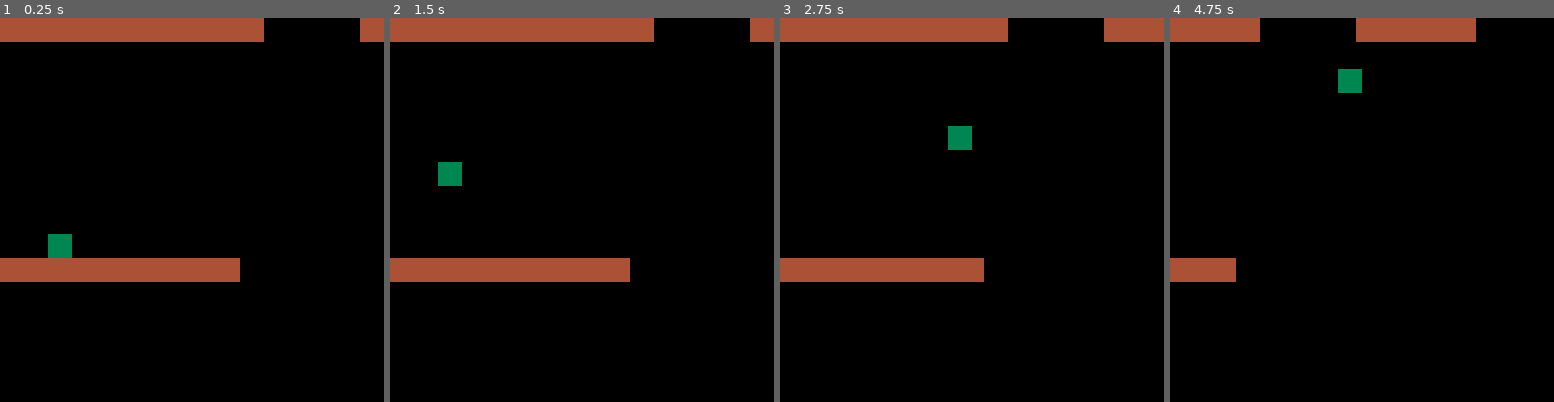
Above: before the commit, frames 1-4 (left to right).
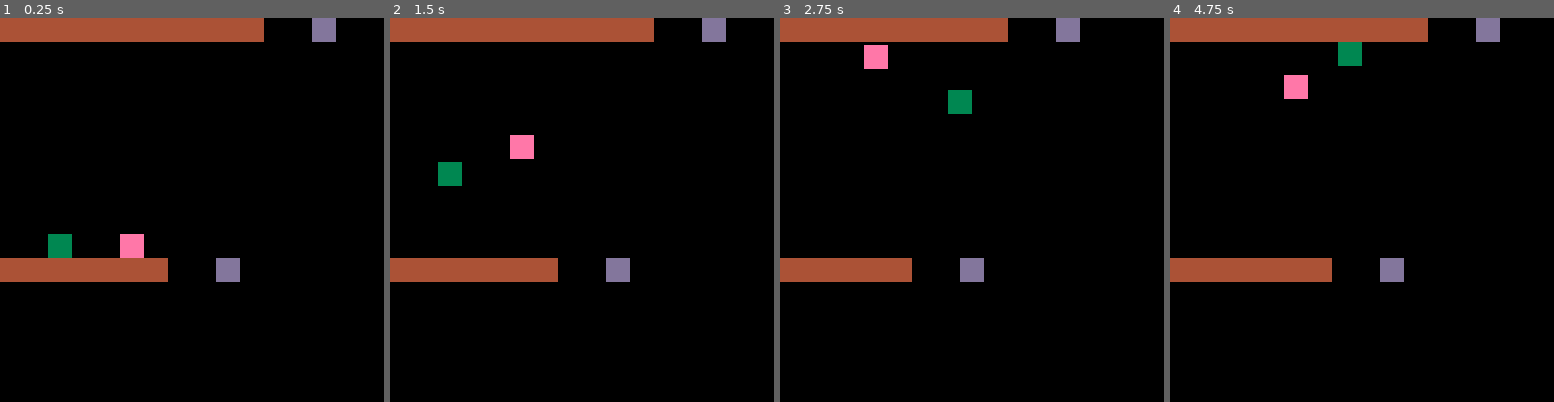
Above: after the commit, the same moments.

Repository: njal3001/astro
Game: PICO-8 cartridge gboy.p8
Same seed, same stepped clock (60 frames per second), same inputs: the game is played once before the commit and once after it.
Inputs:
- Up to frame 1 (0.25 s): no input
- Up to frame 2 (1.5 s): tap X (X key) at 0.33, 1.07 s; tap O (Z key) at 0.7 s
- Up to frame 3 (2.75 s): hold Right 1.6-2.1 s; tap O (Z key) at 1.7, 2.1, 2.5 s; tap X (X key) at 1.85 s; hold Right from 2.47 s (still down)
- Up to frame 4 (4.75 s): tap O (Z key) every 0.4 s from 2.9 to 4.5 s; tap X (X key) at 2.97, 4.08 s; release Right at 3.03 s; hold Left 3.08-3.58 s; hold Right 4.02-4.68 s

The runs differ from the first frame. In frame 1, 2.3% of the frame differs, in the area x 31-100%, y 0-69%; in frame 2, 2.3%; in frame 3, 3.7%; in frame 4, 5.9%, in the area x 17-86%, y 0-69%.

Commit message:
spikes, crumble block and springboard

Diff:
--- a/gamestate.lua
+++ b/gamestate.lua
@@ -33,7 +33,6 @@
     camera_target_y = 0
     g_dir = 1
     objects = {}
-    solids = {}
 
     for i = 0, level.width - 1 do
         for j = 0, level.height - 1 do
--- a/gboy.p8
+++ b/gboy.p8
@@ -46,7 +46,7 @@
 0000000000000000000000000000000000000000000000000000000000000000000000000000000000000000000000000300000000000000000000000000000000000000000000000000000000000000000000000000000000000000000000000000000000000000000000000000000000000000000000000000000000000000
 0000000000000000000000000000000000000000000000000000000000000000000000000000000000000000000000000000000000000000000000000000000000000000000000000000000000000000000000000000000000000000000000000000000000000000000000000000000000000000000000000000000000000000
 __map__
-3030303030303030303030000000003030303030000000000000000000000000000000000000000000000000000000000000000000000000000000000000000000000000000000000000000000000000000000000000000000000000000000000000000000000000000000000000000000000000000000000000000000000000
+303030303030303030303000001a000000000000000000000000000000000000000000000000000000000000000000000000000000000000000000000000000000000000000000000000000000000000000000000000000000000000000000000000000000000000000000000000000000000000000000000000000000000000
 0000000000000000000000000000000000000000000000000000000000000000000000000000000000000000000000000000000000000000000000000000000000000000000000000000000000000000000000000000000000000000000000000000000000000000000000000000000000000000000000000000000000000000
 0000000000000000000000000000000000000000000000000000000000000000000000000000000000000000000000000000000000000000000000000000000000000000000000000000000000000000000000000000000000000000000000000000000000000000000000000000000000000000000000000000000000000000
 0000000000000000000000000000000000000000000000000000000000000000000000000000000000000000000000000000000000000000000000000000000000000000000000000000000000000000000000000000000000000000000000000000000000000000000000000000000000000000000000000000000000000000
@@ -55,5 +55,5 @@
 0000000000000000000000000000000000000000000000000000000000000000000000000000000000000000000000000000000000000000000000000000000000000000000000000000000000000000000000000000000000000000000000000000000000000000000000000000000000000000000000000000000000000000
 0000000000000000000000000000000000000000000000000000000000000000000000000000000000000000000000000000000000000000000000000000000000000000000000000000000000000000000000000000000000000000000000000000000000000000000000000000000000000000000000000000000000000000
 0000000000000000000000000000000000000000000000000000000000000000000000000000000000000000000000000000000000000000000000000000000000000000000000000000000000000000000000000000000000000000000000000000000000000000000000000000000000000000000000000000000000000000
-0000010000000000000000000000000000000000000000000000000000000000000000000000000000000000000000000000000000000000000000000000000000000000000000000000000000000000000000000000000000000000000000000000000000000000000000000000000000000000000000000000000000000000
-3030303030303030303000000000000000000000000000000000000000000000000000000000000000000000000000000000000000000000000000000000000000000000000000000000000000000000000000000000000000000000000000000000000000000000000000000000000000000000000000000000000000000000
+00000100002a0000000000000000000000000000000000000000000000000000000000000000000000000000000000000000000000000000000000000000000000000000000000000000000000000000000000000000000000000000000000000000000000000000000000000000000000000000000000000000000000000000
+3030303030303000001a00000000000000000000000000000000000000000000000000000000000000000000000000000000000000000000000000000000000000000000000000000000000000000000000000000000000000000000000000000000000000000000000000000000000000000000000000000000000000000000
--- a/object.lua
+++ b/object.lua
@@ -1,5 +1,4 @@
 objects = {}
-solids = {}
 types = {}
 lookup = {}
 
@@ -99,22 +98,22 @@
     return false
 end
 
-function object:correction_check(offset_x, offset_y)
+function object:correction_check(ox, oy)
     return true
 end
 
-function object:overlaps(other, offset_x, offset_y)
+function object:overlaps(other, ox, oy)
     if self == other then return false end
-    local ox = offset_x or 0
-    local oy = offset_y or 0
+    local ox = ox or 0
+    local oy = oy or 0
 
     return overlaps(self.x + self.hit_x + ox, self.y + self.hit_y + oy, self.hit_w, self.hit_h,
              other.x + other.hit_x, other.y + other.hit_y, other.hit_w, other.hit_h)
 end
 
-function object:check_solid(offset_x, offset_y)
-    local ox = offset_x or 0
-    local oy = offset_y or 0
+function object:check_solid(ox, oy)
+    local ox = ox or 0
+    local oy = oy or 0
 
     return overlaps_solid(self.x + self.hit_x + ox, self.y + self.hit_y + oy, self.hit_w, self.hit_h)
 end
@@ -136,8 +135,8 @@
         end
     end
 
-    for s in all(solids) do
-        if overlaps(x, y, w, h, s.x + s.hit_x, s.y + s.hit_y, s.hit_w, s.hit_h) then
+    for o in all(objects) do
+        if o.solid and overlaps(x, y, w, h, o.x + o.hit_x, o.y + o.hit_y, o.hit_w, o.hit_h) then
             return true
         end
     end
@@ -161,8 +160,7 @@
     obj.y = y
     setmetatable(obj, lookup)
     add(objects, obj)
-    if (obj.vel) add(objects_with.vel, obj)
-    if (obj.timer) add(objects_with.timer, obj)
+
     obj:init()
     return obj
 end
--- a/objects.lua
+++ b/objects.lua
@@ -0,0 +1,91 @@
+spike_v = new_type(10)
+
+function spike_v:init()
+    if not self:check_solid(0, 1) then
+        self.flip_y = true
+        self.hazard = 3
+    else
+        self.hit_y = 5
+        self.hazard = 2
+    end
+
+    self.hit_h = 3
+end
+
+spike_h = new_type(11)
+
+function spike_h:init()
+    if not self:check_solid(1, 0) then
+        self.flip_x = true
+        self.hazard = 4
+    else
+        self.hit_x = 5
+        self.hazard = 5
+    end
+
+    self.hit_w = 3
+end
+
+crumble = new_type(26)
+crumble.solid = true
+
+function crumble:init()
+    self.time = 0
+    self.breaking = false
+end
+
+function crumble:update()
+    if self.breaking then
+        self.time += 1
+        if self.time == 10 then
+            self.solid = false
+        end
+
+        if self.time >= 90 then
+            local can_respawn = true
+
+            for o in all(objects) do
+                if self:overlaps(o) then can_respawn = false break end
+            end
+
+            if can_respawn then
+                self.breaking = false
+                self.solid = true
+                self.time = 0
+            end
+        end
+    end
+end
+
+function crumble:draw()
+    if self.time < 10 then
+        object.draw(self)
+    end
+end
+
+springboard = new_type(42)
+
+function springboard:update()
+    -- gravity
+    if not self:check_solid(0, g_dir) then
+        self.speed_y = approach(self.speed_y, g_dir * 4.2, 0.27)
+    end
+
+    -- apply
+    self:move_y(self.speed_y)
+
+    if self.player then
+        self.player:move_y(self.speed_y)
+    end
+end
+
+function springboard:on_collide_y()
+    if abs(self.speed_y) >= 2.1 then
+        self.speed_y *= -0.21
+    else
+        self.speed_y = 0
+    end
+
+    self.remainder_y = 0
+    return true
+end
--- a/player.lua
+++ b/player.lua
@@ -3,9 +3,42 @@
 player.t_var_jump = 0
 player.jumping = false
 player.can_switch = true
-
-function player:init()
-    player_inst = self
+player.t_bounce = 0
+
+player.state = 0
+
+--[[
+	hazard types:
+		1 - general hazard
+		2 - up-spike
+		3 - down-spike
+		4 - right-spike
+		5 - left-spike
+]]
+
+player.hazard_table = {
+    [1] = function(self) return true end,
+    [2] = function(self) return self.speed_y >= 0 end,
+    [3] = function(self) return self.speed_y <= 0 end,
+    [4] = function(self) return self.speed_x <= 0 end,
+    [5] = function(self) return self.speed_x >= 0 end,
+}
+
+function player:hazard_check(ox, oy)
+    local ox = ox or 0
+    local oy = oy or 0
+
+    for o in all(objects) do
+        if o.hazard and self:overlaps(o, ox, oy) and self.hazard_table[o.hazard](self) then
+            return true
+        end
+    end
+
+    return false
+end
+
+function player:correction_check(ox, oy)
+    return not self:hazard_check(ox, oy)
 end
 
 function player:on_collide_x(dir)
@@ -22,15 +55,58 @@
     end
 
     return object.on_collide_y(self, dir)
+end
+
+function player:bottom_y()
+    return
+        g_dir == 1 and self.y + self.hit_y + self.hit_h - 1 or
+        self.y + self.hit_y
 end
 
 function player:jump()
     consume_jump_press()
     self.jumping = true
     self.speed_y = -6.2 * g_dir
+    self.remainder_y = 0
     self.speed_x += 0.32 * input_x
+    self.remainder_x = 0
     self.t_jump_grace = 0
     self:move_y(self.jump_grace_y - self.y)
+end
+
+function player:bounce_check(obj)
+    -- fix...
+    return self.speed_y * g_dir >= 0 and
+        ((g_dir == 1 and self.y - self.speed_y < obj.y + obj.speed_y - 7) or
+        (g_dir == -1 and self.y - self.speed_y > obj.y + obj.speed_y + 7))
+end
+
+function player:spring(failed)
+    if failed then
+        self.speed_y = -4.1 * g_dir
+    else
+        self.speed_y = -7.9 * g_dir
+        self.jumping = true
+    end
+
+    self.t_jump_grace = 0
+    self.remainder_y = 0
+
+    self:leave_springboard()
+end
+
+function player:leave_springboard()
+    self.state = 0
+    self.springboard.player = nil
+    self.springboard.spr = 42
+
+    for o in all(objects) do
+        if o.base == crumble and not o.breaking and self.springboard:overlaps(o, 0, g_dir * 4) then
+            o.breaking = true
+        end
+    end
+
+    self.springboard = nil
 end
 
 function player:switch()
@@ -43,12 +119,13 @@
     restart_level()
 end
 
+--[[
+    player states:
+        0 - normal
+        1 - springboard bounce
+]]
+
 function player:update()
-    -- facing
-    if input_x != 0 then
-        self.facing = input_x
-    end
-
     local on_ground = self.speed_y == 0 and self:check_solid(0, g_dir)
     if on_ground then
         self.t_jump_grace = 4
@@ -60,12 +137,6 @@
         self.t_jump_grace = max(self.t_jump_grace - 1)
     end
 
-    -- gravity
-    if not on_ground then
-        local gravity = self.speed_y * g_dir < 0 and 0.72 or 0.54
-        self.speed_y = approach(self.speed_y, 5.4 * g_dir, gravity)
-    end
-
     -- running
     local accel = 0.1
     if on_ground then
@@ -74,39 +145,101 @@
         accel = 0.35
     end
 
+    if (self.springboard) accel *= 0.5
+
     self.speed_x = approach(self.speed_x, 2.1 * input_x , accel)
 
-    -- variable jumping
-    if self.jumping then
-        if self.speed_y >= 0 then
-            self.jumping = false
-        elseif not input_jump then
-            self.speed_y *= 0.5
-            self.jumping = false
-        end
-    end
-
-    -- jumping
-    if input_jump_pressed > 0 then
-        if self.t_jump_grace > 0 then
-            self:jump()
-        end
-    end
-
-    if self.can_switch and input_switch_pressed > 0 then
-        self:switch()
+    if self.state == 0 then
+        -- normal state
+
+        -- facing
+        if input_x != 0 then
+            self.facing = input_x
+        end
+
+        -- gravity
+        if not on_ground then
+            local gravity = self.speed_y * g_dir < 0 and 0.72 or 0.54
+            self.speed_y = approach(self.speed_y, 5.4 * g_dir, gravity)
+        end
+
+        -- variable jumping
+        if self.jumping then
+            if self.speed_y * g_dir >= 0 then
+                self.jumping = false
+            elseif not input_jump then
+                self.speed_y *= 0.5
+                self.jumping = false
+            end
+        end
+
+        -- jumping
+        if input_jump_pressed > 0 then
+            if self.t_jump_grace > 0 then
+                self:jump()
+            end
+        end
+
+        -- switch gravity
+        if self.can_switch and input_switch_pressed > 0 then
+            self:switch()
+        end
+
+    elseif self.state == 1 then
+        -- springboard bounce state
+        if not self:overlaps(self.springboard, 0, g_dir) then
+            self:leave_springboard()
+        else
+            self.t_bounce += 1
+
+            if self.t_bounce > 8 then
+                self:spring(true)
+            else
+                if self.t_bounce < 4 then
+                    local at_y = approach(self.y, self.springboard.y + 4 * g_dir, 1.8)
+                    self:move_y(at_y - self.y)
+                    if self.t_bounce == 2 then
+                        self.springboard.spr = 43
+                        self.springboard.flip_y = g_dir == -1
+                    end
+                else
+                    if (input_jump) self:spring(false)
+                end
+            end
+        end
     end
 
     -- apply
     self:move_x(self.speed_x)
     self:move_y(self.speed_y)
 
-    -- check bounds
+    -- object interactions
+    for o in all(objects) do
+        if o.base == crumble and not o.breaking then
+            -- crumble
+            if self:overlaps(o, 0, g_dir) then
+                o.breaking = true
+            end
+        elseif o.base == springboard and self.state != 1 and self:overlaps(o) and self:bounce_check(o) then
+            -- springboard
+            self.state = 1
+            self.speed_x = 0
+            object.on_collide_y(self)
+            self.springboard = o
+            self.t_bounce = 0
+            o.player = self
+            self:move_y(o.y - 8 * g_dir - self.y)
+        end
+    end
+
+    -- death
     if (self.y + self.hit_y - 16 > (level.height + level.y) * 8 and g_dir == 1) or
-            (self.y + self.hit_y + self.hit_h - 1 + 16 < level.y * 8 and g_dir == -1) then
+            (self.y + self.hit_y + self.hit_h - 1 + 16 < level.y * 8 and g_dir == -1) or
+                self:hazard_check() then
         self:die()
     end
 
+    -- bounds
     if self.x + self.hit_x < 0 then
         self.x = self.hit_x
         object.on_collide_x(self)
Not shown, changed: 24 lines of the sprite sheet (__gfx__) section of gboy.p8
